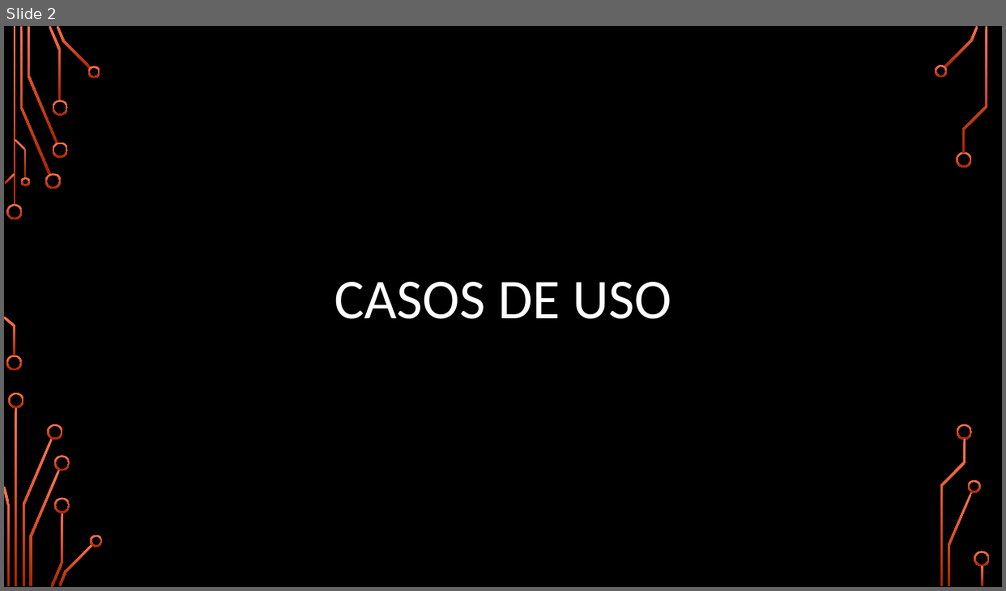
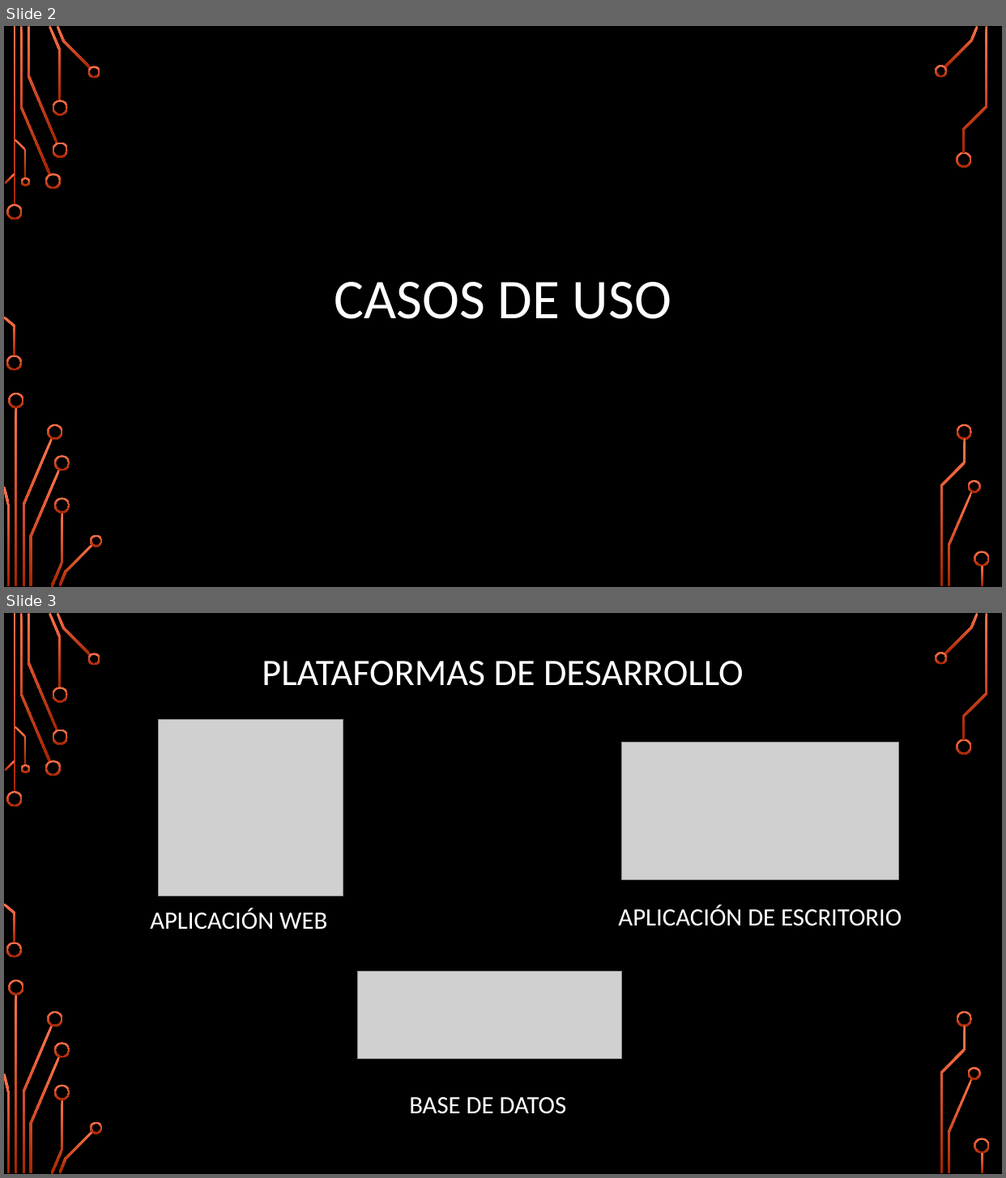
Before and after one commit to stpbrain/Portafolio2018, a slide deck: Documentacion/Power Point Para 1 Presentacion/Sistema de Gestión hostal doña clarita 14 ppt.pptx. Shown one above the other, each under a label of ours: slide 2 before the commit, slides 2 and 3 after it. The pictures are 1006x591 and 1006x1178 pixels, drawn with LibreOffice and Linux fonts; fonts in the diff are those of the drawing; grey boxes stand for pictures; background and template pictures are left out. Boxes give left, top, right and bottom in pixels: in the first picture for what was removed or moved away, otherwise in the second. Text is boxed around its words. In the diff, an @@ line names an element or a change of style, - is before the commit and + after.

Commit message:
Actualizacion Power Point
PPT

```diff
--- a/Documentacion/Power Point Para 1 Presentacion/Sistema de Gestión hostal doña clarita 14 ppt.pptx
+++ b/Documentacion/Power Point Para 1 Presentacion/Sistema de Gestión hostal doña clarita 14 ppt.pptx
@@ slide 3 added at bbox=[4, 613, 1002, 1174], background picture (left out); not listed: 36 template elements that a slide beside it also shows @@
@@ title added at bbox=[262, 661, 744, 686], 36 pt, text #FFFFFF @@
+PLATAFORMAS DE DESARROLLO
@@ picture added at bbox=[159, 719, 344, 896] @@
@@ picture added at bbox=[621, 742, 898, 880] @@
@@ text added at bbox=[150, 908, 327, 930], 24 pt, text #FFFFFF @@
+APLICACIÓN WEB
@@ text added at bbox=[618, 905, 901, 926], 24 pt, text #FFFFFF @@
+APLICACIÓN DE ESCRITORIO
@@ picture added at bbox=[357, 972, 621, 1060] @@
@@ text added at bbox=[409, 1097, 567, 1114], 24 pt, text #FFFFFF @@
+BASE DE DATOS
```
